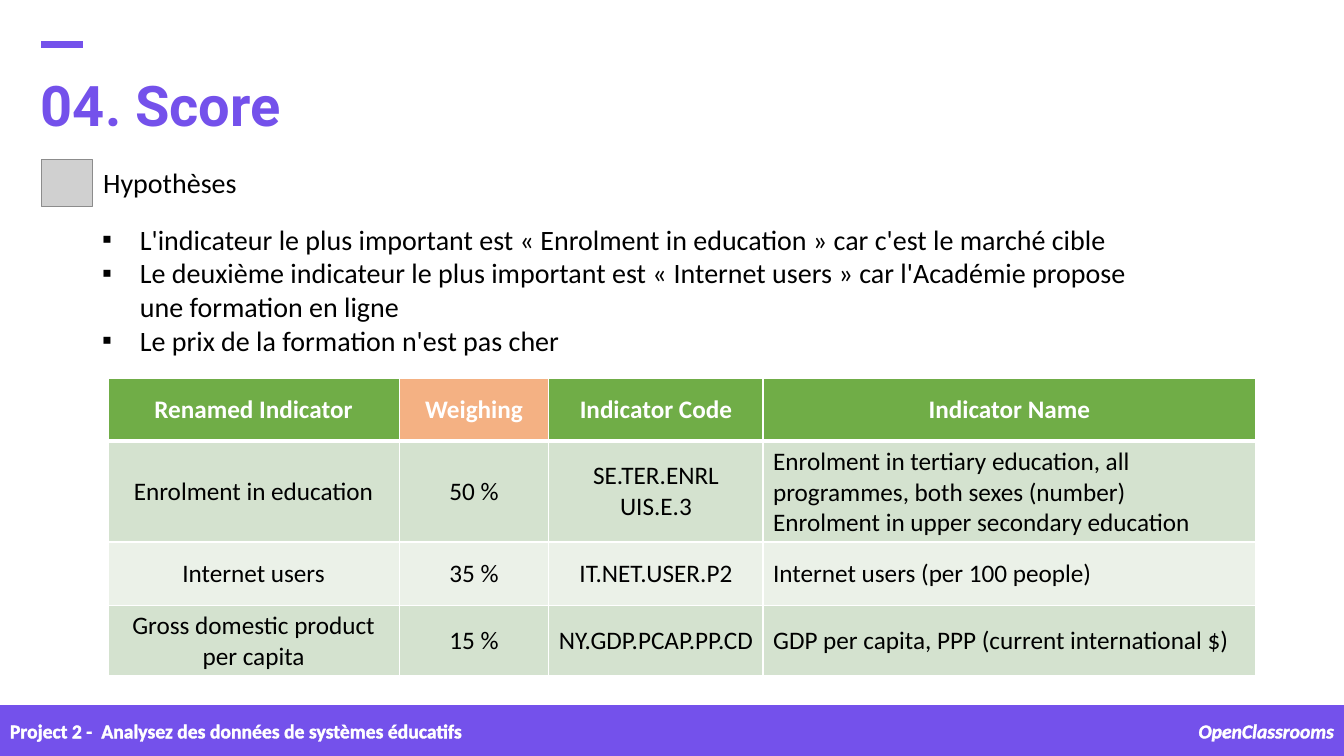
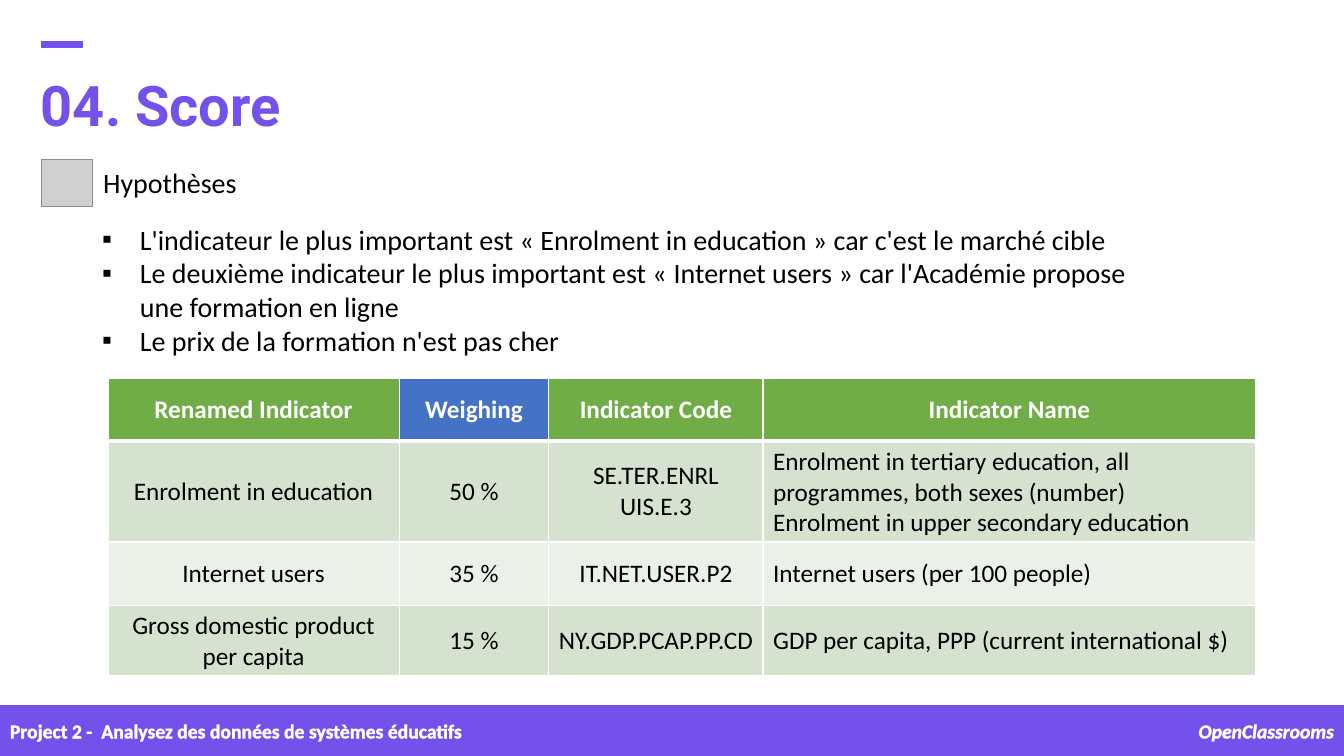
Before and after one commit to samirhinojosa/OC-P2-education-statistics, a slide deck: slide 19 of supports/Project 2 presentation.pptx. Drawn at 1344x756 pixels with LibreOffice and Linux fonts; fonts in the diff are those of the drawing; grey boxes stand for pictures; background and template pictures are left out. Boxes give left, top, right and bottom in pixels: in the first picture for what was removed or moved away, otherwise in the second. Text is boxed around its words. In the diff, an @@ line names an element or a change of style, - is before the commit and + after.

```diff
--- a/supports/Project 2 presentation.pptx
+++ b/supports/Project 2 presentation.pptx
@@ table at box(108, 378, 1256, 676) @@
@@ fill #F4B183 to #4472C4 in row 1, column 2 @@
```
Also in this commit, not shown: 5 other slides changed.
